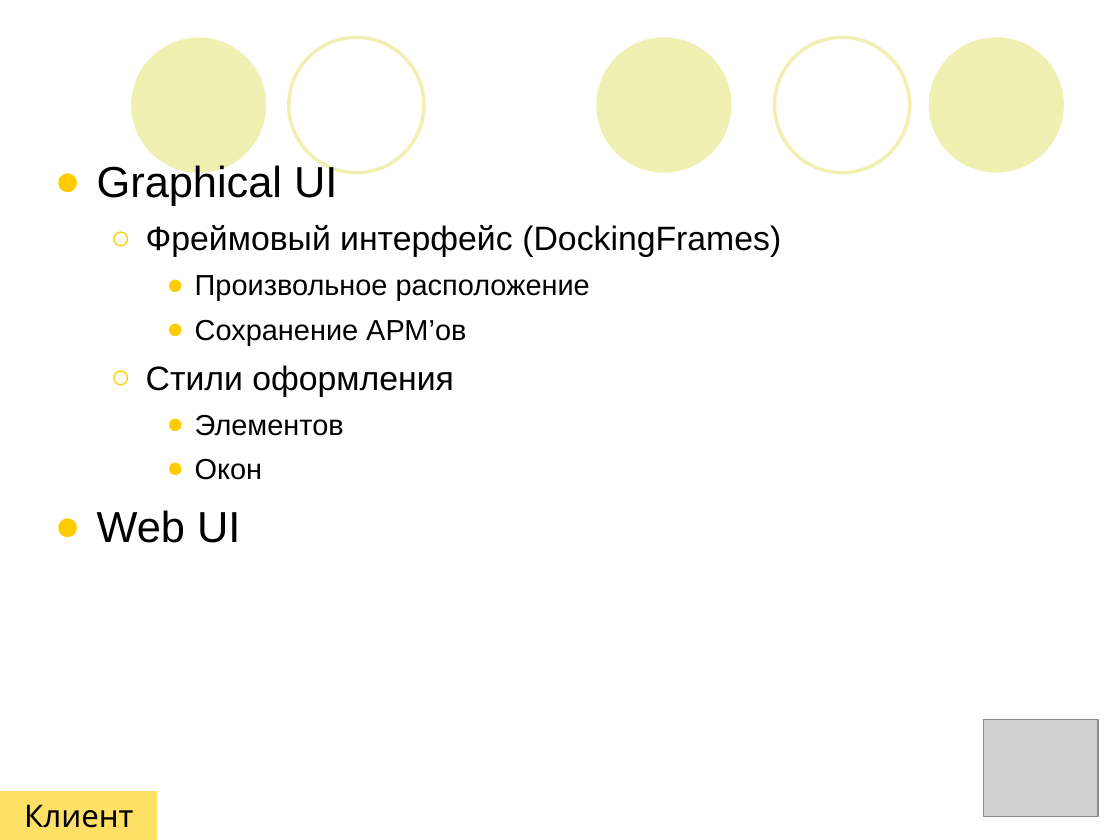
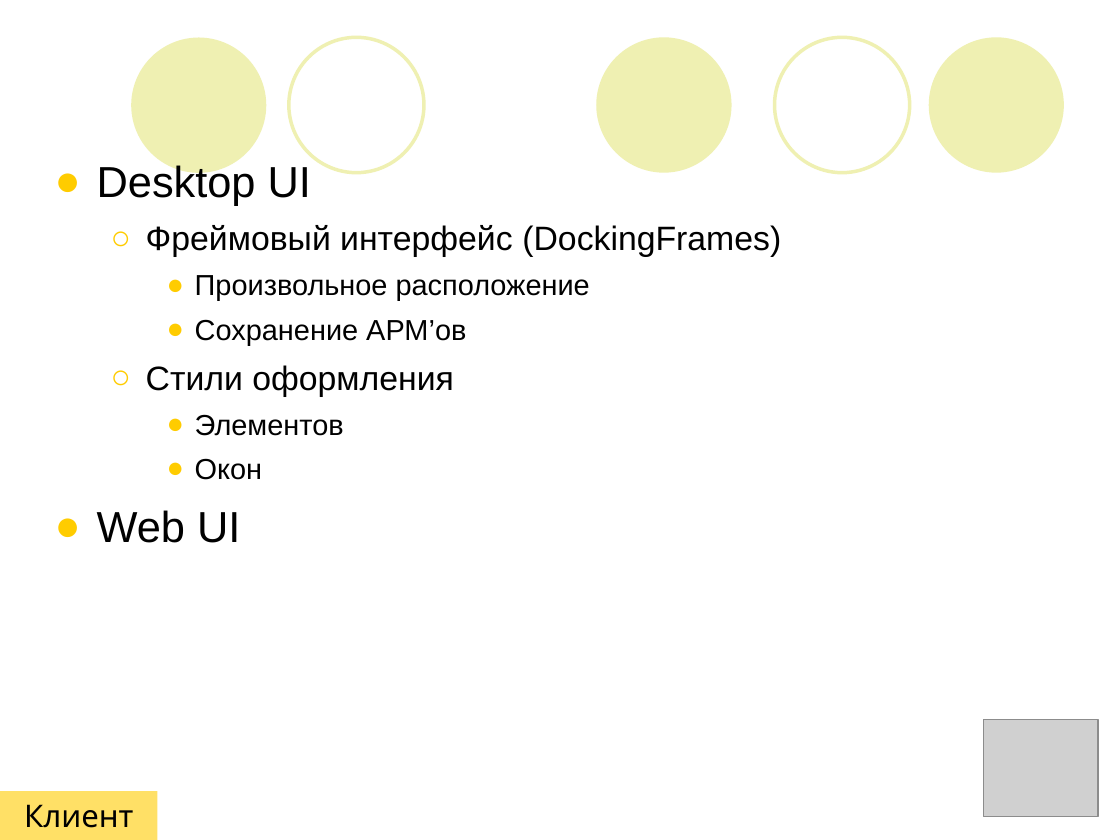
Before and after one commit to lsfusion/platform, a slide deck: slide 37 of platform/docs/Презентация.ppt. Drawn at 1120x840 pixels with LibreOffice and Linux fonts; fonts in the diff are those of the drawing; grey boxes stand for pictures. Boxes give left, top, right and bottom in pixels: in the first picture for what was removed or moved away, otherwise in the second. Text is boxed around its words. In the diff, an @@ line names an element or a change of style, - is before the commit and + after.

```diff
--- a/platform/docs/Презентация.ppt
+++ b/platform/docs/Презентация.ppt
@@ text at [97, 162, 311, 205]: text changed @@
-● Graphical UI
+● Desktop UI
```
Also in this commit, not shown: 2 other slides changed, 8 other files.
